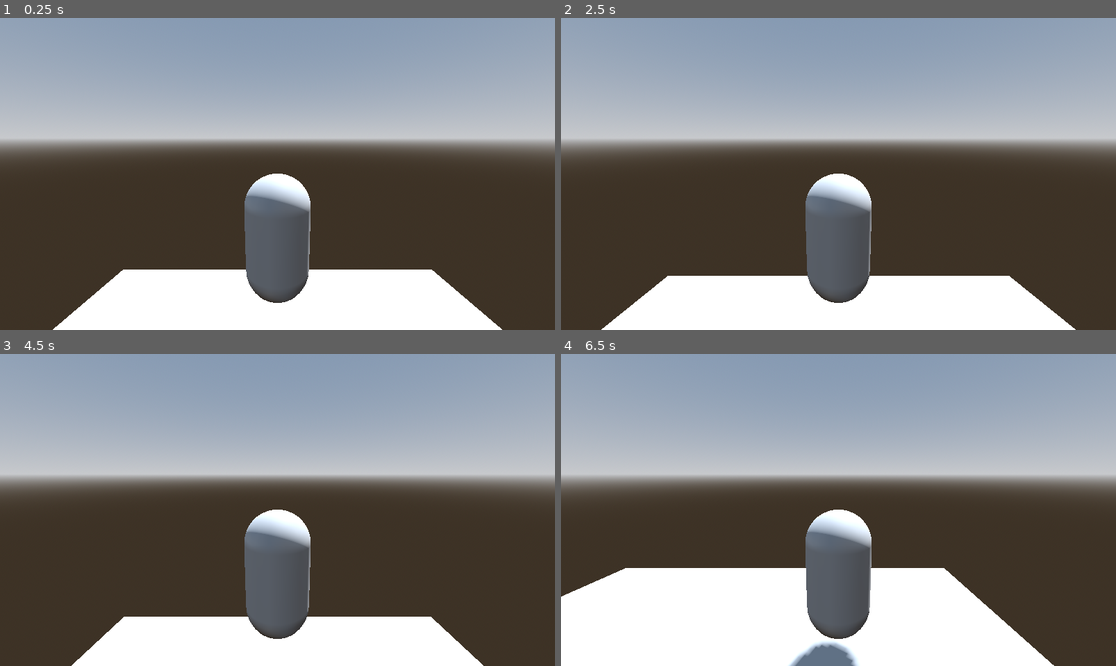
Above: before the commit, frames 1-4 (two rows, left to right).
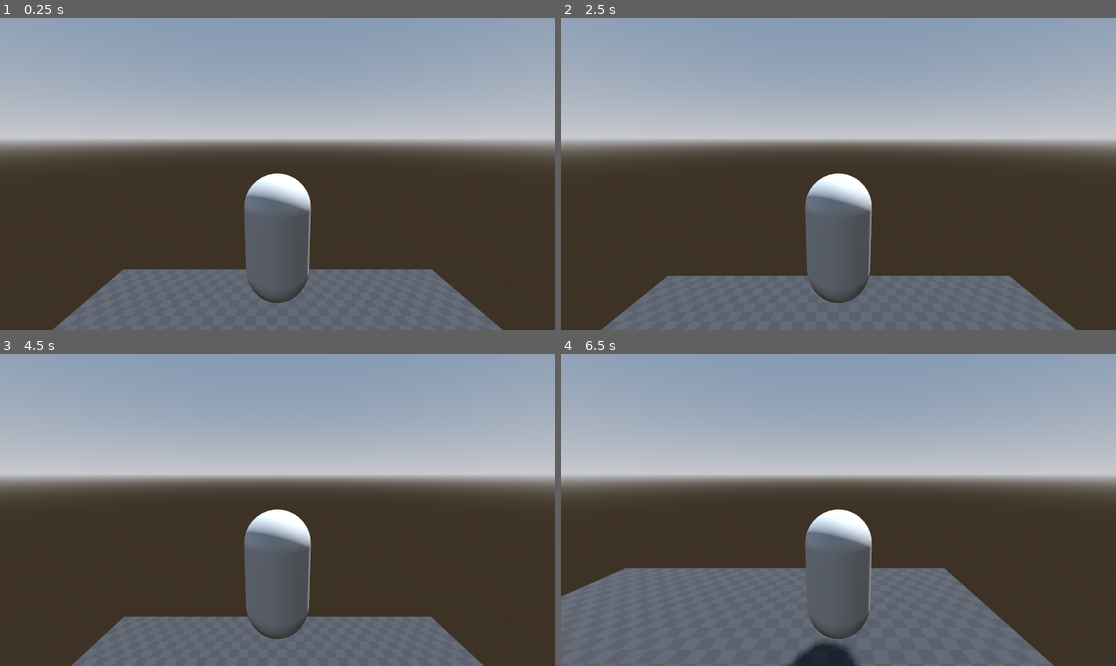
Above: after the commit, the same moments.

Repository: thiagovandieten/godot_simple_platformer
Game: Godot game, scene res://level.tscn
The game is run twice, just before and just after one commit, with the same random seed, the same clock (stepped at 60 frames per second) and the same inputs. The project has no main scene, so this scene is started directly.
Inputs (mouse positions are in pixels of both pictures, inside the frame that each line leads up to):
- Up to frame 1 (0.25 s): no input
- Up to frame 2 (2.5 s): move the mouse to (866, 174) at 0.52 s; hold W (move_forward) from 0.53 s (still down); tap Space (jump) at 0.77, 1.52 s; move the mouse to (810, 174) at 1.27 s; tap Enter at 2 s; move the mouse to (849, 167) at 2.02 s
- Up to frame 3 (4.5 s): keep holding W (move_forward); move the mouse to (271, 516) at 2.77 s; tap Space (jump) at 3.02, 3.5, 3.77 s; move the mouse to (316, 513) at 3.52 s; tap Enter at 4.25 s; move the mouse to (233, 506) at 4.27 s
- Up to frame 4 (6.5 s): tap Space (jump) at 4.52, 6.02 s; move the mouse to (844, 510) at 5.02 s; move the mouse to (816, 503) at 5.77 s; release W (move_forward) at 5.78 s; hold D (move_right) from 5.78 s (still down)

The runs differ from the first frame. In frame 1, 12% of the frame differs, in the area x 9-91%, y 49-100%; in frame 2, 12%; in frame 3, 9.8%; in frame 4, 22%, in the area x 0-89%, y 49-100%.

Commit message:
made it a bit through chapter 5

Diff:
--- /dev/null
+++ b/boxmesh.tscn
@@ -0,0 +1,9 @@
+[gd_scene load_steps=2 format=3 uid="uid://d0lup3s3fbwbc"]
+
+[sub_resource type="BoxMesh" id="BoxMesh_qhsmm"]
+size = Vector3(2, 2, 2)
+
+[node name="Node3D" type="Node3D"]
+
+[node name="BoxMesh" type="MeshInstance3D" parent="."]
+mesh = SubResource("BoxMesh_qhsmm")
--- a/level.tscn
+++ b/level.tscn
@@ -1,6 +1,7 @@
-[gd_scene load_steps=10 format=3 uid="uid://cm4b8ro6i5hso"]
+[gd_scene load_steps=12 format=3 uid="uid://cm4b8ro6i5hso"]
 
 [ext_resource type="PackedScene" uid="uid://bhkliha0x6acg" path="res://player.tscn" id="1_exejl"]
+[ext_resource type="Texture2D" uid="uid://c1l8djj2ftf5" path="res://addons/kenney_prototype_textures/dark/texture_08.png" id="1_ulijm"]
 [ext_resource type="Script" path="res://WorldBoundary.gd" id="2_knl8k"]
 
 [sub_resource type="ProceduralSkyMaterial" id="ProceduralSkyMaterial_5ryjd"]
@@ -14,6 +15,11 @@
 background_mode = 2
 sky = SubResource("Sky_acirh")
 tonemap_mode = 2
+
+[sub_resource type="StandardMaterial3D" id="StandardMaterial3D_pc2w5"]
+albedo_texture = ExtResource("1_ulijm")
+uv1_triplanar = true
+uv1_world_triplanar = true
 
 [sub_resource type="PlaneMesh" id="PlaneMesh_puli1"]
 size = Vector2(10, 10)
@@ -36,6 +42,7 @@
 shadow_enabled = true
 
 [node name="MeshInstance3D" type="MeshInstance3D" parent="."]
+material_override = SubResource("StandardMaterial3D_pc2w5")
 mesh = SubResource("PlaneMesh_puli1")
 
 [node name="StaticBody3D" type="StaticBody3D" parent="MeshInstance3D"]
--- a/project.godot
+++ b/project.godot
@@ -51,3 +51,5 @@
 [rendering]
 
 renderer/rendering_method.mobile="gl_compatibility"
+lights_and_shadows/directional_shadow/soft_shadow_filter_quality=3
+anti_aliasing/quality/msaa_3d=1
Not shown, added: addons/kenney_prototype_textures/LICENSE.txt
Binary file added: addons/kenney_prototype_textures/dark/texture_01.png
Not shown, added: addons/kenney_prototype_textures/dark/texture_01.png.import
Binary file added: addons/kenney_prototype_textures/dark/texture_02.png
Not shown, added: addons/kenney_prototype_textures/dark/texture_02.png.import
Binary file added: addons/kenney_prototype_textures/dark/texture_03.png
Not shown, added: addons/kenney_prototype_textures/dark/texture_03.png.import
Binary file added: addons/kenney_prototype_textures/dark/texture_04.png
Not shown, added: addons/kenney_prototype_textures/dark/texture_04.png.import
Binary file added: addons/kenney_prototype_textures/dark/texture_05.png
Not shown, added: addons/kenney_prototype_textures/dark/texture_05.png.import
Binary file added: addons/kenney_prototype_textures/dark/texture_06.png
(and 145 more such lines)
